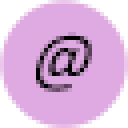
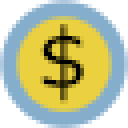
Comparing the layer stacks of the two 128 × 128 images. Changes:
showed "$" over [40, 24, 84, 104]
added layer "utf_variable_bg" (98%) above "variable_bg" over [0, 0, 128, 128]
hid "%main" over [36, 32, 92, 92]
hid "format_bg" over [0, 0, 128, 128]
